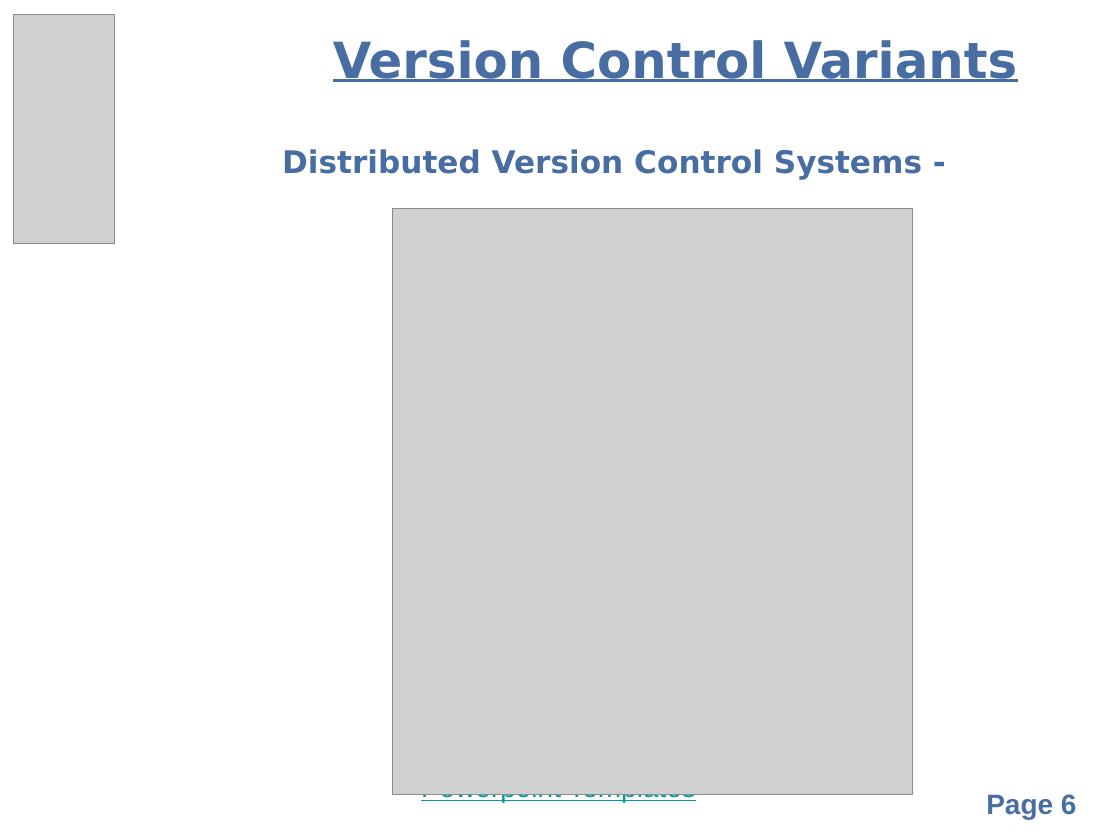
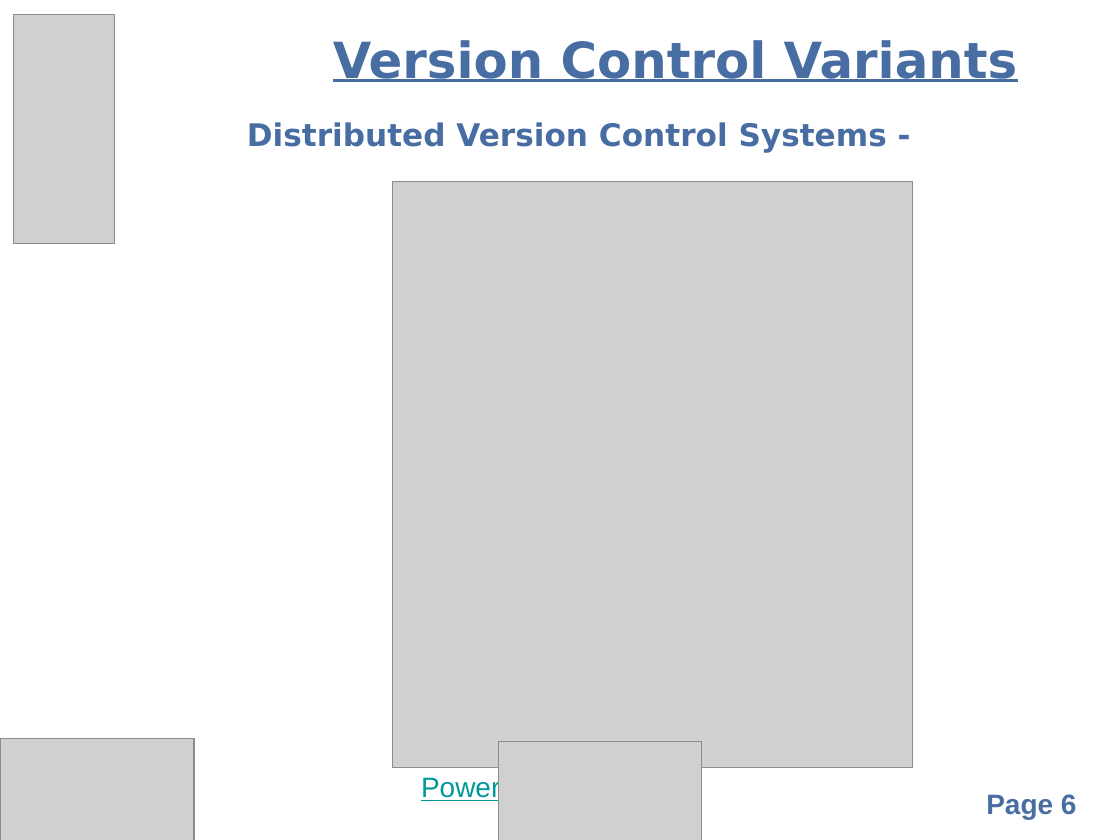
Before and after one commit to balarkrishnan/organizational, a slide deck: slide 6 of GitHub.pptx. Drawn at 1120x840 pixels with LibreOffice and Linux fonts; fonts in the diff are those of the drawing; grey boxes stand for pictures; background and template pictures are left out. Boxes give left, top, right and bottom in pixels: in the first picture for what was removed or moved away, otherwise in the second. Text is boxed around its words. In the diff, an @@ line names an element or a change of style, - is before the commit and + after.

Commit message:
more changes

```diff
--- a/GitHub.pptx
+++ b/GitHub.pptx
@@ text "Distributed Version Control Systems -": place and size @@
-text "Distributed Version Control Systems -" at <box>282,149,922,180</box>
+text "Distributed Version Control Systems -" at <box>247,122,887,153</box>
@@ picture: place and size @@
-picture at <box>392,208,913,794</box>
+picture at <box>392,181,913,767</box>
@@ picture added at <box>0,738,194,840</box> @@
@@ picture added at <box>498,741,701,840</box> @@
```
Also in this commit, not shown: 27 other slides changed.
